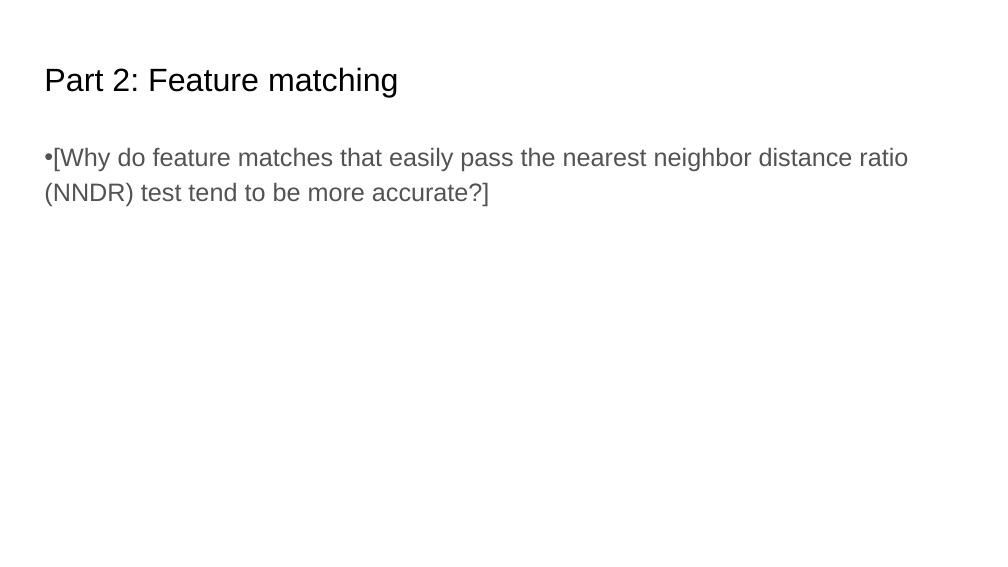
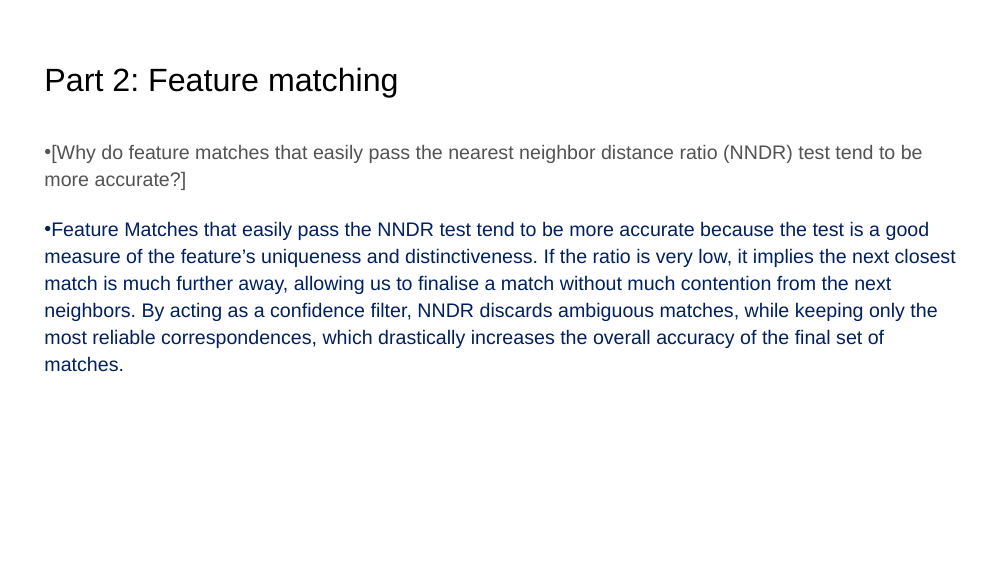
Before and after one commit to aashutoshav/Computer-Vision-Project-2, a slide deck: slide 12 of docs/proj2_report.pptx. Drawn at 1008x567 pixels with LibreOffice and Linux fonts; fonts in the diff are those of the drawing. Boxes give left, top, right and bottom in pixels: in the first picture for what was removed or moved away, otherwise in the second. Text is boxed around its words. In the diff, an @@ line names an element or a change of style, - is before the commit and + after.

```diff
--- a/docs/proj2_report.pptx
+++ b/docs/proj2_report.pptx
@@ text at (44,145,923,190): size 18 to 14 pt in "[Why do feature matches that easily pass ..." @@
@@ text at (44,221,956,372): paragraph added @@
+• Feature Matches that easily pass the NNDR test tend to be more accurate because the test is a good measure of the feature’s uniqueness and distinctiveness. If the ratio is very low, it implies the next closest match is much further away, allowing us to finalise a match without much contention from the next neighbors. By acting as a confidence filter, NNDR discards ambiguous matches, while keeping only the most reliable correspondences, which drastically increases the overall accuracy of the final set of matches.
```
Also in this commit, not shown: 13 other slides changed, 8 other files.
